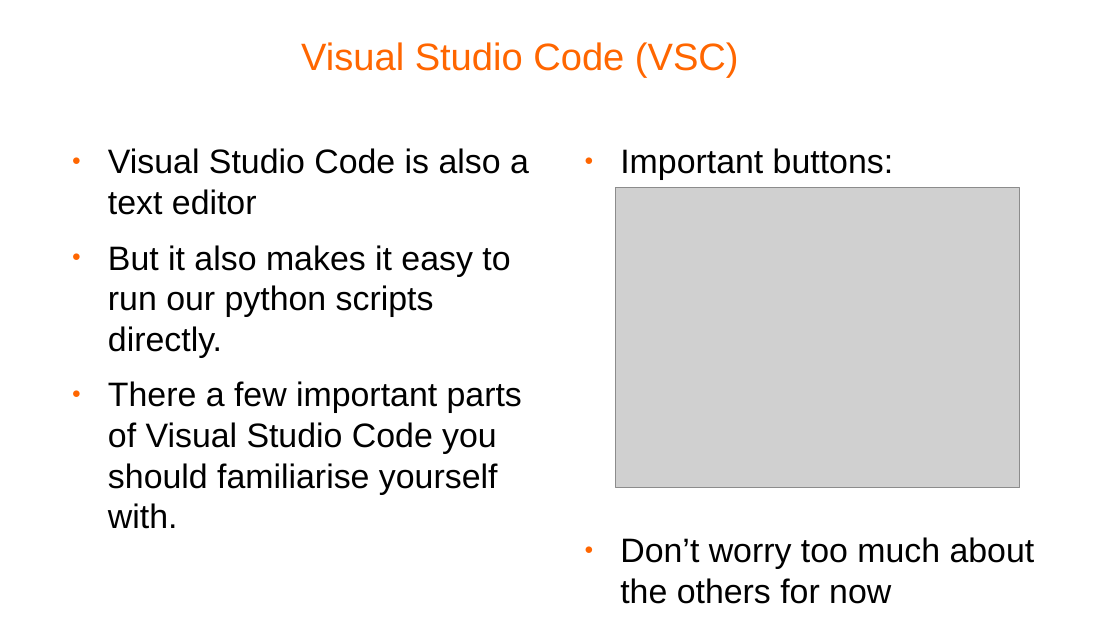
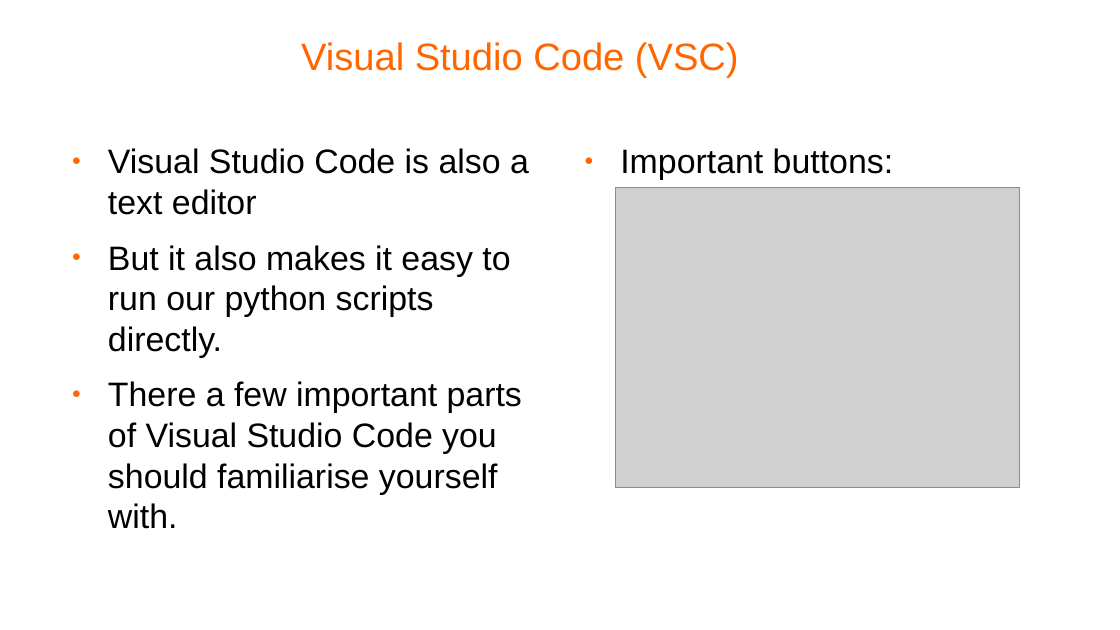
Before and after one commit to pellcorp/coding, a slide deck: slide 2 of docs/python-coding-vsc.odp (slide 4 before the commit). Drawn at 1120x630 pixels with LibreOffice and Linux fonts; fonts in the diff are those of the drawing; grey boxes stand for pictures; background and template pictures are left out. Boxes give left, top, right and bottom in pixels: in the first picture for what was removed or moved away, otherwise in the second. Text is boxed around its words. In the diff, an @@ line names an element or a change of style, - is before the commit and + after.

```diff
--- a/docs/python-coding-vsc.odp
+++ b/docs/python-coding-vsc.odp
@@ text at <box>620,537,1035,604</box>: paragraph removed @@
-● Don’t worry too much about the others for now
```
Also in this commit, not shown: 11 slides removed, 1 other file.
